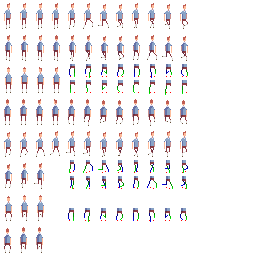
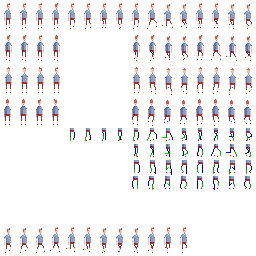
Layered file, before and after one edit (256 × 256). Changes by layer:
painted on "Personnages" over [4, 3, 252, 253]
